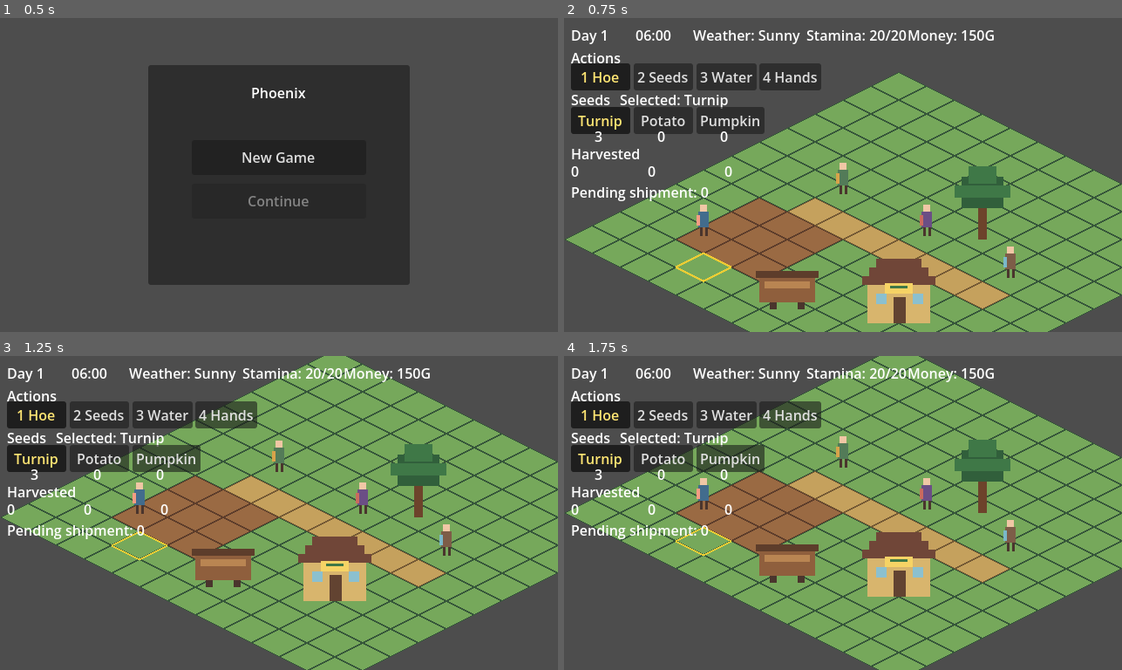
Above: before the commit, frames 1-4 (two rows, left to right).
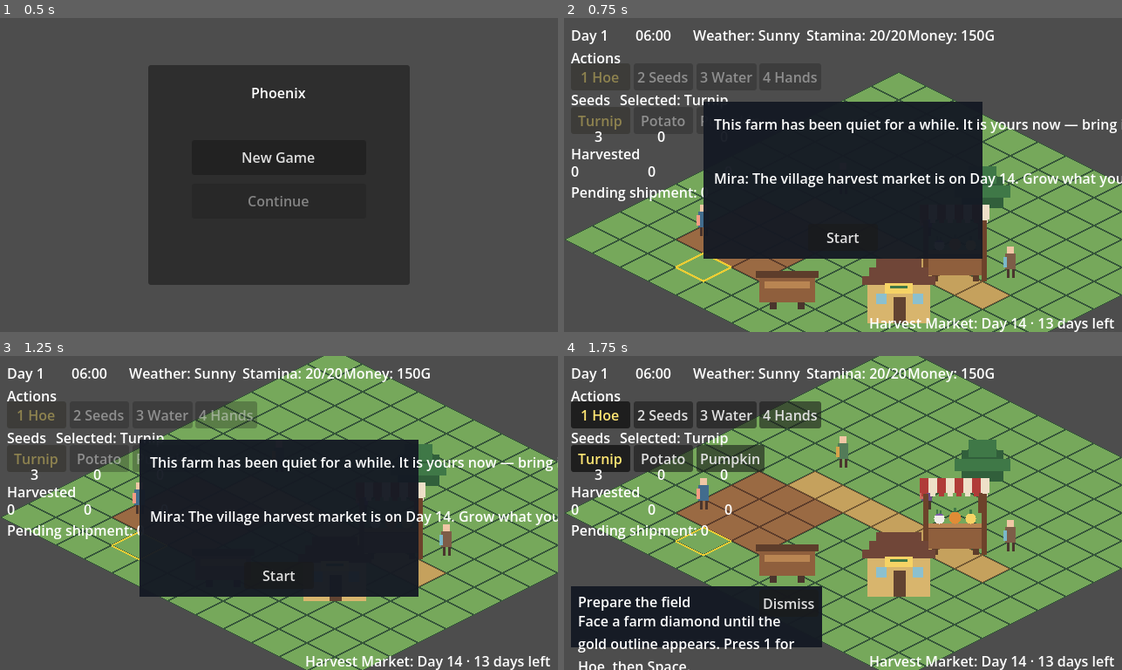
Above: after the commit, the same moments.

Repository: cwchanap/phoenix
Game: Godot game, scene res://scenes/app/app.tscn
The game is run twice, just before and just after one commit, with the same random seed, the same clock (stepped at 60 frames per second) and the same inputs.
Inputs (mouse positions are in pixels of both pictures, inside the frame that each line leads up to):
- Up to frame 1 (0.5 s): no input
- Up to frame 2 (0.75 s): click "New Game" at 0.5 s
- Up to frame 3 (1.25 s): no input
- Up to frame 4 (1.75 s): click (843, 575) at 1.25 s, where only the run after the commit has a clickable "Start"

Frame 1 is identical in both runs. In frame 2, 29% of the frame differs, in the area x 1-100%, y 14-100%; in frame 3, 29%; in frame 4, 12%.

Commit message:
feat: add harvest market and contextual onboarding

Diff:
--- a/scenes/world/world.tscn
+++ b/scenes/world/world.tscn
@@ -83,6 +83,8 @@
 
 [node name="ShippingCollision" type="CollisionPolygon2D" parent="StaticCollision"]
 
+[node name="HarvestMarketCollision" type="CollisionPolygon2D" parent="StaticCollision"]
+
 [node name="VillagerShopkeeperCollision" type="CollisionPolygon2D" parent="StaticCollision"]
 
 [node name="VillagerFarmerCollision" type="CollisionPolygon2D" parent="StaticCollision"]
@@ -110,7 +112,7 @@
 [node name="Sprite2D" type="Sprite2D" parent="Entities/Tree" unique_id=913001858]
 texture = ExtResource("3_v5dby")
 offset = Vector2(0, -48)
-hframes = 3
+hframes = 4
 
 [node name="Building" type="Node2D" parent="Entities" unique_id=634663332]
 position = Vector2(384, 288)
@@ -118,7 +120,7 @@
 [node name="Sprite2D" type="Sprite2D" parent="Entities/Building" unique_id=503049008]
 texture = ExtResource("3_v5dby")
 offset = Vector2(0, -48)
-hframes = 3
+hframes = 4
 frame = 1
 
 [node name="Shipping" type="Node2D" parent="Entities"]
@@ -127,8 +129,17 @@
 [node name="Sprite2D" type="Sprite2D" parent="Entities/Shipping"]
 texture = ExtResource("3_v5dby")
 offset = Vector2(0, -48)
-hframes = 3
+hframes = 4
 frame = 2
+
+[node name="HarvestMarket" type="Node2D" parent="Entities"]
+position = Vector2(448, 240)
+
+[node name="Sprite2D" type="Sprite2D" parent="Entities/HarvestMarket"]
+texture = ExtResource("3_v5dby")
+offset = Vector2(0, -48)
+hframes = 4
+frame = 3
 
 [node name="VillagerShopkeeper" type="Node2D" parent="Entities"]
 position = Vector2(416, 192)
--- a/scripts/ui/game_hud.gd
+++ b/scripts/ui/game_hud.gd
@@ -8,6 +8,7 @@
 signal sleep_requested
 signal gift_requested(villager_id: int, crop_kind: int)
 signal morning_summary_acknowledged
+signal intro_acknowledged
 signal modal_state_changed
 
 var _root: Control
@@ -26,10 +27,12 @@
 var _shipping_panel: Control
 var _sleep_panel: Control
 var _dialogue_panel: DialoguePanel
+var _onboarding_overlay: OnboardingOverlay
 var _morning_summary_panel: Control
 var _day14_shipping_boundary: Label
 var _day14_sleep_boundary: Label
 var _sleep_inline_feedback: Label
+var _objective_label: Label
 var _action_buttons: Array[Button] = []
 var _seed_buttons: Array[Button] = []
 var _seed_count_labels: Array[Label] = []
@@ -48,6 +51,7 @@
 
 func render(snapshot: Dictionary) -> void:
     _last_snapshot = snapshot.duplicate(true)
+    _onboarding_overlay.render(snapshot)
     _day_label.text = "Day %d" % int(snapshot["day"])
     _time_label.text = GameRules.format_time(int(snapshot["time_minutes"]))
     _weather_label.text = "Weather: %s" % _display_weather(snapshot["weather"])
@@ -76,6 +80,10 @@
     _pending_shipment_label.text = "Pending shipment: %d" % pending_total
 
     var day := int(snapshot["day"])
+    if day >= GameRules.MAX_DAY:
+        _objective_label.text = "Harvest Market today — ship crops first, then visit the village path stall."
+    else:
+        _objective_label.text = "Harvest Market: Day 14 · %d days left" % (GameRules.MAX_DAY - day)
     _day14_shipping_boundary.text = (
         "Day 14: pending crops won't settle at this boundary."
         if day == GameRules.MAX_DAY
@@ -99,6 +107,7 @@
         or _sleep_panel.visible
         or _dialogue_panel.visible
         or _morning_summary_panel.visible
+        or _onboarding_overlay.is_opening_visible()
     )
 
 func set_save_status(status: StringName, message: String = "") -> void:
@@ -290,6 +299,8 @@
     )
     _interaction_hint = _add_label(_root, "InteractionHint", "", Vector2(8, 214), Vector2(180, 20))
     _feedback = _add_label(_root, "Feedback", "", Vector2(8, 238), Vector2(280, 24))
+    _objective_label = _add_label(_root, "Objective", "", Vector2(8, 338), Vector2(624, 20))
+    _objective_label.horizontal_alignment = HORIZONTAL_ALIGNMENT_RIGHT
 
 func _build_modals() -> void:
     _shop_panel = _build_shop_panel()
@@ -303,6 +314,15 @@
         gift_requested.emit(villager_id, crop_kind)
     )
     _dialogue_panel.close_requested.connect(close_dialogue)
+    _onboarding_overlay = OnboardingOverlay.new()
+    _onboarding_overlay.name = "OnboardingOverlay"
+    _root.add_child(_onboarding_overlay)
+    _onboarding_overlay.intro_acknowledged.connect(func() -> void:
+        intro_acknowledged.emit()
+    )
+    _onboarding_overlay.blocking_state_changed.connect(func() -> void:
+        modal_state_changed.emit()
+    )
     _shop_panel.visible = false
     _shipping_panel.visible = false
     _sleep_panel.visible = false
--- /dev/null
+++ b/scripts/ui/onboarding_overlay.gd
@@ -0,0 +1,111 @@
+class_name OnboardingOverlay
+extends Control
+
+signal intro_acknowledged
+signal blocking_state_changed
+
+var _dismissed: Array[StringName] = []
+var _opening_panel: Control
+var _tutorial_card: Control
+var _tutorial_title: Label
+var _tutorial_body: Label
+var _last_snapshot: Dictionary = {}
+var _current_prompt_id: StringName = &""
+
+func _ready() -> void:
+    _opening_panel = _build_opening_panel()
+    _tutorial_card = _build_tutorial_card()
+    _opening_panel.visible = false
+    _tutorial_card.visible = false
+
+func render(snapshot: Dictionary) -> void:
+    _last_snapshot = snapshot.duplicate(true)
+    var was_blocking := _opening_panel.visible
+    _opening_panel.visible = not bool(snapshot["intro_acknowledged"])
+    if _opening_panel.visible:
+        _tutorial_card.visible = false
+    else:
+        _render_tutorial(ContentRules.next_tutorial_prompt(snapshot, _dismissed))
+    if was_blocking != _opening_panel.visible:
+        blocking_state_changed.emit()
+
+func is_opening_visible() -> bool:
+    return _opening_panel.visible
+
+func _build_opening_panel() -> Control:
+    var panel := ColorRect.new()
+    panel.name = "OpeningPanel"
+    panel.position = Vector2(160, 96)
+    panel.size = Vector2(320, 180)
+    panel.color = Color(0.08, 0.1, 0.14, 0.96)
+    panel.mouse_filter = Control.MOUSE_FILTER_STOP
+    add_child(panel)
+    var intro := _add_label(
+        panel,
+        "Intro",
+        "This farm has been quiet for a while. It is yours now — bring it back one day at a time.",
+        Vector2(12, 14),
+        Vector2(296, 56),
+    )
+    intro.autowrap_mode = TextServer.AUTOWRAP_WORD_SMART
+    var guide := _add_label(
+        panel,
+        "Guide",
+        "Mira: The village harvest market is on Day 14. Grow what you can, and get to know the village before then.",
+        Vector2(12, 76),
+        Vector2(296, 56),
+    )
+    guide.autowrap_mode = TextServer.AUTOWRAP_WORD_SMART
+    var start := Button.new()
+    start.name = "Start"
+    start.text = "Start"
+    start.position = Vector2(120, 140)
+    start.size = Vector2(80, 28)
+    start.focus_mode = Control.FOCUS_ALL
+    start.pressed.connect(func() -> void: intro_acknowledged.emit())
+    panel.add_child(start)
+    return panel
+
+func _build_tutorial_card() -> Control:
+    var panel := ColorRect.new()
+    panel.name = "TutorialCard"
+    panel.position = Vector2(8, 264)
+    panel.size = Vector2(288, 70)
+    panel.color = Color(0.08, 0.1, 0.14, 0.96)
+    panel.mouse_filter = Control.MOUSE_FILTER_STOP
+    add_child(panel)
+    _tutorial_title = _add_label(panel, "Title", "", Vector2(8, 6), Vector2(200, 18))
+    _tutorial_body = _add_label(panel, "Body", "", Vector2(8, 28), Vector2(272, 36))
+    _tutorial_body.autowrap_mode = TextServer.AUTOWRAP_WORD_SMART
+    var dismiss := Button.new()
+    dismiss.name = "Dismiss"
+    dismiss.text = "Dismiss"
+    dismiss.position = Vector2(216, 4)
+    dismiss.size = Vector2(64, 20)
+    dismiss.focus_mode = Control.FOCUS_NONE
+    dismiss.pressed.connect(_on_dismiss_pressed)
+    panel.add_child(dismiss)
+    return panel
+
+func _render_tutorial(prompt: Dictionary) -> void:
+    _current_prompt_id = prompt.get("id", &"")
+    if prompt.is_empty():
+        _tutorial_card.visible = false
+        return
+    _tutorial_title.text = String(prompt["title"])
+    _tutorial_body.text = String(prompt["body"])
+    _tutorial_card.visible = true
+
+func _on_dismiss_pressed() -> void:
+    if _current_prompt_id != &"":
+        _dismissed.append(_current_prompt_id)
+    render(_last_snapshot)
+
+func _add_label(parent: Node, node_name: String, text: String, position: Vector2, size: Vector2) -> Label:
+    var label := Label.new()
+    label.name = node_name
+    label.text = text
+    label.position = position
+    label.size = size
+    parent.add_child(label)
+    return label
--- a/scripts/world/world_contract.gd
+++ b/scripts/world/world_contract.gd
@@ -15,6 +15,9 @@
 const BED_CELL := Vector2i(6, 8)
 const SHIPPING_CELL := Vector2i(6, 10)
 const SHIPPING_FOOTPRINT := Rect2(6.2, 10.2, 0.6, 0.6)
+const MARKET_CELL := Vector2i(8, 6)
+const MARKET_FOOTPRINT := Rect2(8.2, 6.2, 0.6, 0.6)
+const MARKET_ANCHOR := Vector2(448.0, 240.0)
 const VILLAGER_CELLS: Array[Vector2i] = [
     Vector2i(6, 5),
     Vector2i(3, 5),
--- a/scripts/world/world_shell.gd
+++ b/scripts/world/world_shell.gd
@@ -38,9 +38,11 @@
     var tree_collision := static_collision.get_node("TreeCollision") as CollisionPolygon2D
     var building_collision := static_collision.get_node("BuildingCollision") as CollisionPolygon2D
     var shipping_collision := static_collision.get_node("ShippingCollision") as CollisionPolygon2D
+    var market_collision := static_collision.get_node("HarvestMarketCollision") as CollisionPolygon2D
     tree_collision.polygon = WorldMath.footprint_to_polygon(WorldContract.TREE_FOOTPRINT)
     building_collision.polygon = WorldMath.footprint_to_polygon(WorldContract.BUILDING_FOOTPRINT)
     shipping_collision.polygon = WorldMath.footprint_to_polygon(WorldContract.SHIPPING_FOOTPRINT)
+    market_collision.polygon = WorldMath.footprint_to_polygon(WorldContract.MARKET_FOOTPRINT)
 
     for id in range(VillagerRules.VillagerId.size()):
         var collision := static_collision.get_node(
@@ -61,6 +63,7 @@
     hud.sleep_requested.connect(_on_sleep_requested)
     hud.gift_requested.connect(_on_gift_requested)
     hud.morning_summary_acknowledged.connect(_on_morning_summary_acknowledged)
+    hud.intro_acknowledged.connect(_on_intro_acknowledged)
     hud.modal_state_changed.connect(_refresh_world_input_gate)
     _refresh_from_session()
 
@@ -181,6 +184,9 @@
 func _on_morning_summary_acknowledged() -> void:
     _finish_command(_session.acknowledge_morning_summary())
 
+func _on_intro_acknowledged() -> void:
+    _finish_command(_session.acknowledge_intro())
+
 func _finish_social_command(villager_id: int, result: Dictionary) -> void:
     hud.show_feedback(result["code"])
     _refresh_from_session()
--- a/tests/headless/world_shell_smoke.gd
+++ b/tests/headless/world_shell_smoke.gd
@@ -6,7 +6,7 @@
 const EXPECTED_ASSETS := {
     "proof-tiles": Vector2i(192, 32),
     "proof-player": Vector2i(128, 48),
-    "proof-scenery": Vector2i(288, 96),
+    "proof-scenery": Vector2i(384, 96),
     "proof-soil": Vector2i(128, 32),
     "proof-crops": Vector2i(128, 144),
     "proof-villagers": Vector2i(96, 48),
@@ -82,6 +82,12 @@
     for action in ["move_up", "move_right", "move_down", "move_left"]:
         Input.action_release(action)
 
+func _acknowledge_intro(world: WorldShell) -> void:
+    var start := world.get_node(
+        "GameHud/HudRoot/OnboardingOverlay/OpeningPanel/Start"
+    ) as Button
+    start.pressed.emit()
+
 func _hold_actions(actions: Array, frames: int) -> void:
     for action in actions:
         Input.action_press(action)
@@ -122,6 +128,18 @@
     if not _expect(WorldContract.villager_at(Vector2i(0, 0)) == -1, "unknown villager cell"):
         return
     if not _expect(WorldContract.villager_at(Vector2i(6, 5)) == 0, "shopkeeper villager cell"):
+        return
+    if not _expect(WorldContract.MARKET_CELL == Vector2i(8, 6), "market cell contract"):
+        return
+    if not _expect(
+        WorldContract.MARKET_FOOTPRINT == Rect2(8.2, 6.2, 0.6, 0.6), "market footprint contract"
+    ):
+        return
+    if not _expect_vec2(
+        WorldContract.MARKET_ANCHOR,
+        WorldMath.grid_to_world(Vector2(WorldContract.MARKET_CELL) + Vector2(0.5, 0.5)),
+        "market anchor projection",
+    ):
         return
 
     var world_names := ["Ground", "FarmSoil", "StaticCollision", "Entities", "TargetHighlight", "GameHud"]
@@ -213,6 +231,7 @@
         "TreeCollision",
         "BuildingCollision",
         "ShippingCollision",
+        "HarvestMarketCollision",
     ] + WorldContract.VILLAGER_COLLISION_NAMES + [
         "PerimeterTop",
         "PerimeterRight",
@@ -243,6 +262,12 @@
         (static_collision.get_node("ShippingCollision") as CollisionPolygon2D).polygon,
         WorldMath.footprint_to_polygon(WorldContract.SHIPPING_FOOTPRINT),
         "shipping collision",
+    ):
+        return
+    if not _expect_polygon(
+        (static_collision.get_node("HarvestMarketCollision") as CollisionPolygon2D).polygon,
+        WorldMath.footprint_to_polygon(WorldContract.MARKET_FOOTPRINT),
+        "market collision",
     ):
         return
     for id in range(VillagerRules.VillagerId.size()):
@@ -263,7 +288,7 @@
         Rect2(-1.0, 0.0, 1.0, map_size.y),
     ]
     for index in perimeter_rects.size():
-        var collision := static_collision.get_node(collision_names[index + 6]) as CollisionPolygon2D
+        var collision := static_collision.get_node(collision_names[index + 7]) as CollisionPolygon2D
         if not _expect_polygon(
             collision.polygon,
             WorldMath.footprint_to_polygon(perimeter_rects[index]),
@@ -296,6 +321,7 @@
         "Tree",
         "Building",
         "Shipping",
+        "HarvestMarket",
         "VillagerShopkeeper",
         "VillagerFarmer",
         "VillagerResident",
@@ -310,6 +336,7 @@
     var tree := entities.get_node("Tree") as Node2D
     var building := entities.get_node("Building") as Node2D
     var shipping := entities.get_node("Shipping") as Node2D
+    var market := entities.get_node("HarvestMarket") as Node2D
     var villagers := [
         entities.get_node("VillagerShopkeeper") as Node2D,
         entities.get_node("VillagerFarmer") as Node2D,
@@ -321,10 +348,13 @@
         return
     if not _expect_vec2(shipping.position, _cell_center(WorldContract.SHIPPING_CELL), "shipping anchor"):
         return
+    if not _expect_vec2(market.position, WorldContract.MARKET_ANCHOR, "market anchor"):
+        return
     for entry in [
         {"node": tree, "frame": 0, "label": "tree"},
         {"node": building, "frame": 1, "label": "building"},
         {"node": shipping, "frame": 2, "label": "shipping"},
+        {"node": market, "frame": 3, "label": "market"},
     ]:
         var entity: Node2D = entry.node
         if not _expect_names(entity, ["Sprite2D"], "%s entity" % entry.label):
@@ -334,7 +364,7 @@
             sprite.texture.resource_path == scenery_texture_path, "%s texture" % entry.label
         ):
             return
-        if not _expect(sprite.hframes == 3, "%s scenery frame columns" % entry.label):
+        if not _expect(sprite.hframes == 4, "%s scenery frame columns" % entry.label):
             return
         if not _expect(sprite.frame == entry.frame, "%s scenery frame" % entry.label):
             return
@@ -400,6 +430,8 @@
     if not _expect(building.z_index == shared_entity_z_index, "building shared entity z-index"):
         return
     if not _expect(shipping.z_index == shared_entity_z_index, "shipping shared entity z-index"):
+        return
+    if not _expect(market.z_index == shared_entity_z_index, "market shared entity z-index"):
         return
     if not _expect(player.z_index == shared_entity_z_index, "player shared entity z-index"):
         return
@@ -532,6 +564,7 @@
         if not _expect(has_key, "%s physical key" % entry.action):
             return
 
+    _acknowledge_intro(world)
     _place_player(player, WorldContract.PLAYER_SPAWN)
     await physics_frame
     Input.action_press("move_right")
@@ -634,6 +667,10 @@
         return
     if not _expect(building_edge.y > 7.4, "building approach slides"):
         return
+    # The harvest market seals the top corridor beside the building, so the
+    # corner detour runs along the building's open bottom side.
+    _place_player(player, Vector2(6.5, 9.5))
+    await physics_frame
     await _hold_actions(["move_right", "move_down"], 180)
     var building_corner := WorldMath.world_to_grid(player.global_position)
     if not _expect(building_corner.x >= 9.18, "building corner detour passes"):
--- a/tests/integration/test_gameplay_shell.gd
+++ b/tests/integration/test_gameplay_shell.gd
@@ -1,6 +1,6 @@
 extends GutTest
 
-func _world() -> WorldShell:
+func _spawn_world(acknowledge_intro: bool) -> WorldShell:
     var packed := load("res://scenes/world/world.tscn") as PackedScene
     assert_not_null(packed)
     if packed == null:
@@ -10,7 +10,81 @@
     if world == null:
         return null
     add_child_autoqfree(world)
+    if acknowledge_intro:
+        var start := world.hud.get_node(
+            "HudRoot/OnboardingOverlay/OpeningPanel/Start"
+        ) as Button
+        start.pressed.emit()
     return world
+
+func _world() -> WorldShell:
+    return _spawn_world(true)
+
+func _locked_world() -> WorldShell:
+    return _spawn_world(false)
+
+func test_fresh_opening_blocks_world_input() -> void:
+    var world := _locked_world()
+    var opening := world.hud.get_node(
+        "HudRoot/OnboardingOverlay/OpeningPanel"
+    ) as Control
+    assert_true(opening.visible)
+    assert_false(world._world_input_enabled)
+    assert_false(world._session.state()["intro_acknowledged"])
+    var action_button := world.hud.get_node("HudRoot/Action_1") as Button
+    assert_true(action_button.disabled)
+
+func test_start_releases_gate_and_tutorial_card_guides_first_actions() -> void:
+    var world := _world()
+    if world == null:
+        return
+    var overlay := world.hud.get_node("HudRoot/OnboardingOverlay") as OnboardingOverlay
+    var card := overlay.get_node("TutorialCard") as Control
+    assert_false(overlay.is_opening_visible())
+    assert_true(card.visible)
+    assert_eq((card.get_node("Title") as Label).text, "Prepare the field")
+
+    var selected: Array[int] = []
+    world.hud.select_action_requested.connect(func(action: int) -> void:
+        selected.append(action)
+    )
+
+    var hoe_button := world.hud.get_node("HudRoot/Action_0") as Button
+    assert_false(hoe_button.disabled)
+    hoe_button.pressed.emit()
+    assert_eq(selected, [GameRules.FarmingAction.HOE])
+    assert_true(world._world_input_enabled)
+
+    var dismiss := card.get_node("Dismiss") as Button
+    dismiss.pressed.emit()
+    assert_false(card.visible)
+    assert_false(world._session.snapshot()["tutorial"][&"farm_basics"])
+
+    var cell: Vector2i = WorldContract.farm_cells()[0]
+    await _place_target(world, cell)
+    world.use_selected_action()
+    assert_true(world._session.snapshot()["tutorial"][&"farm_basics"])
+    assert_true(card.visible)
+    assert_eq((card.get_node("Title") as Label).text, "Plant a seed")
+
+func test_objective_label_counts_down_to_market_day() -> void:
+    var world := _world()
+    if world == null:
+        return
+    var hud := _hud(world)
+    if hud == null:
+        return
+    var objective := hud.get_node("HudRoot/Objective") as Label
+    var snapshot := world._session.snapshot()
+    snapshot["day"] = 1
+    hud.render(snapshot)
+    assert_eq(objective.text, "Harvest Market: Day 14 · 13 days left")
+    snapshot["day"] = GameRules.MAX_DAY
+    hud.render(snapshot)
+    assert_eq(
+        objective.text,
+        "Harvest Market today — ship crops first, then visit the village path stall.",
+    )
 
 func _cell_center(cell: Vector2i) -> Vector2:
     return WorldMath.grid_to_world(Vector2(cell) + Vector2(0.5, 0.5))
@@ -86,12 +160,12 @@
     if entities == null:
         return
     var cells := WorldContract.farm_cells()
-    assert_eq(entities.get_child_count(), 7 + cells.size())
-    if entities.get_child_count() < 7 + cells.size():
+    assert_eq(entities.get_child_count(), 8 + cells.size())
+    if entities.get_child_count() < 8 + cells.size():
         return
     for index in cells.size():
         var cell: Vector2i = cells[index]
-        var crop_root := entities.get_child(7 + index) as Node2D
+        var crop_root := entities.get_child(8 + index) as Node2D
         assert_not_null(crop_root)
         if crop_root == null:
             continue
Binary file changed: assets/sprites/proof-scenery.png
